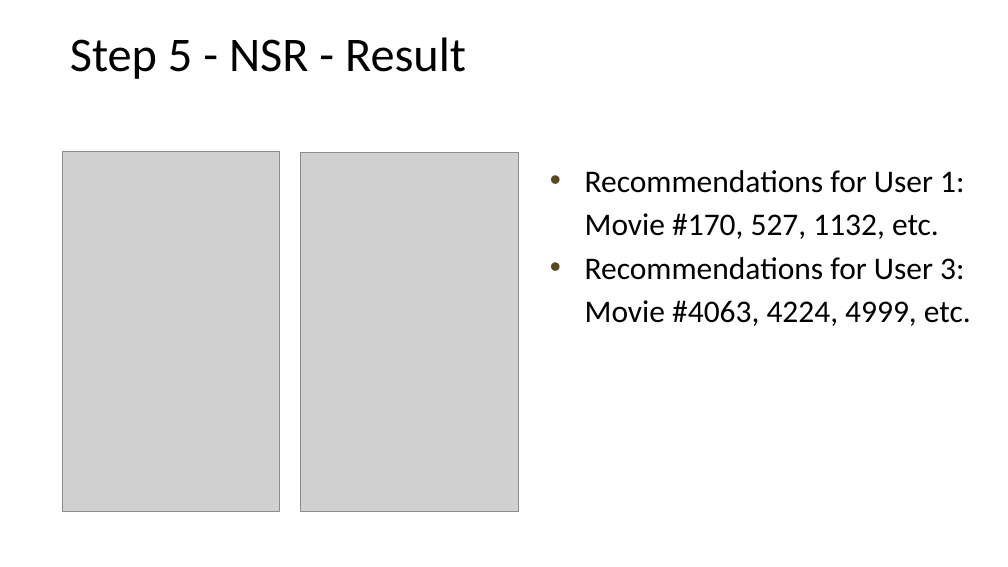
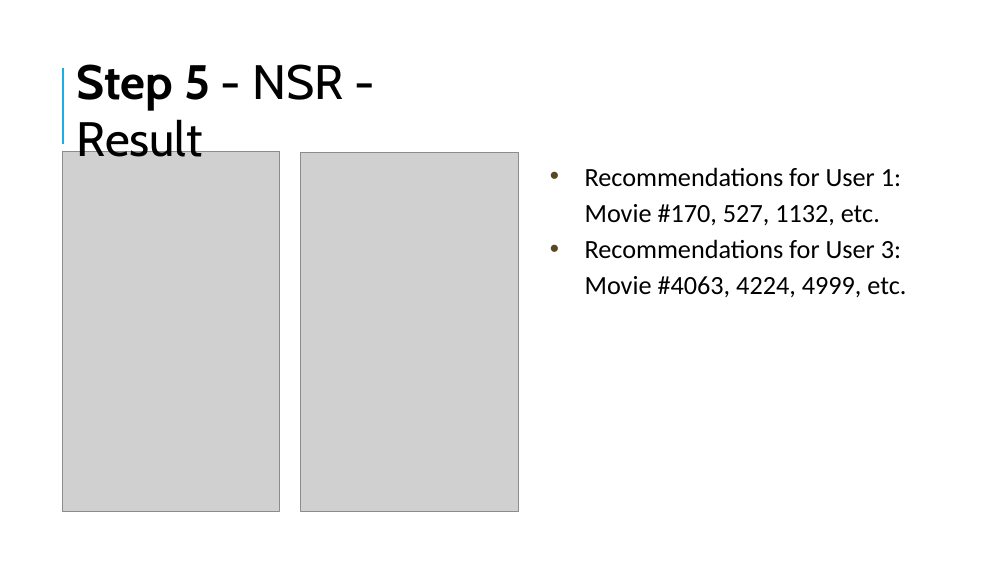
Before and after one commit to 96ian/py, a slide deck: slide 16 of gp/anime_recom.pptx. Drawn at 1008x567 pixels with LibreOffice and Linux fonts; fonts in the diff are those of the drawing; grey boxes stand for pictures. Boxes give left, top, right and bottom in pixels: in the first picture for what was removed or moved away, otherwise in the second. Text is boxed around its words. In the diff, an @@ line names an element or a change of style, - is before the commit and + after.

```diff
--- a/gp/anime_recom.pptx
+++ b/gp/anime_recom.pptx
@@ text "Step 5 - NSR - ...": place and size @@
-text "Step 5 - NSR - ..." at bbox=[70, 37, 466, 79]
+text "Step 5 - NSR - ..." at bbox=[77, 64, 343, 157]
@@ text "Step 5 - NSR - ..." at bbox=[77, 64, 343, 157]: font Calibri to Cabin; bold on in "Step 5" @@
@@ line added from (63, 144) to (63, 68), #1CADE4 1.5 pt @@
@@ text "Recommendations for User 1: Movie ..." at bbox=[585, 167, 906, 297]: size 30 to 25 pt @@
```
Also in this commit, not shown: 16 other slides changed, 7 slides added.
